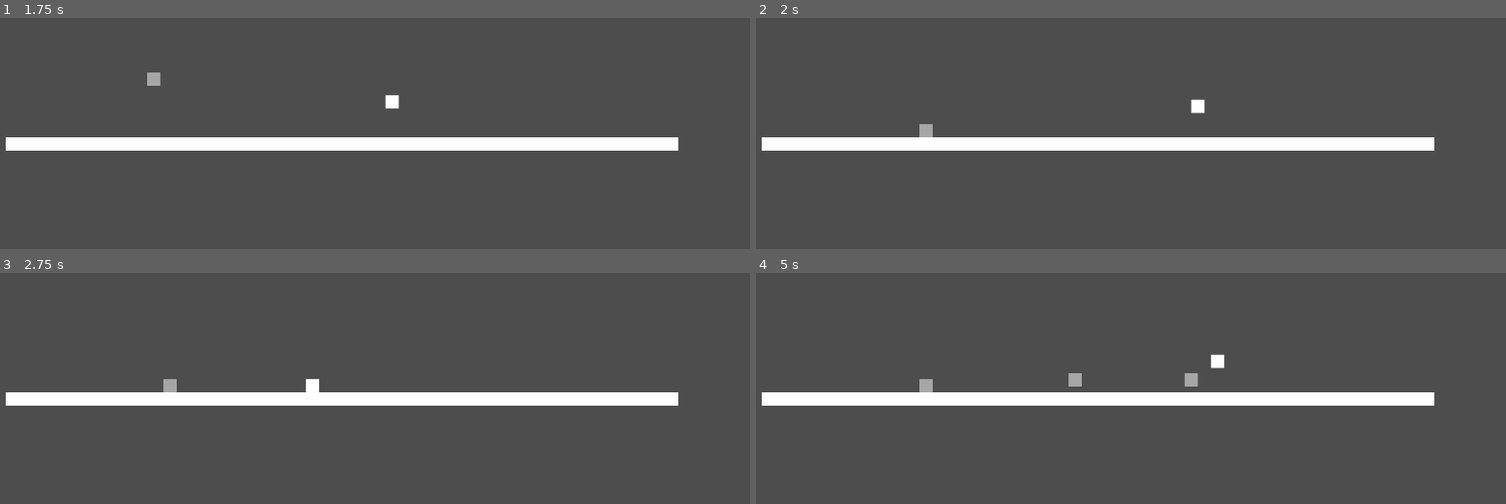
Above: before the commit, frames 1-4 (two rows, left to right).
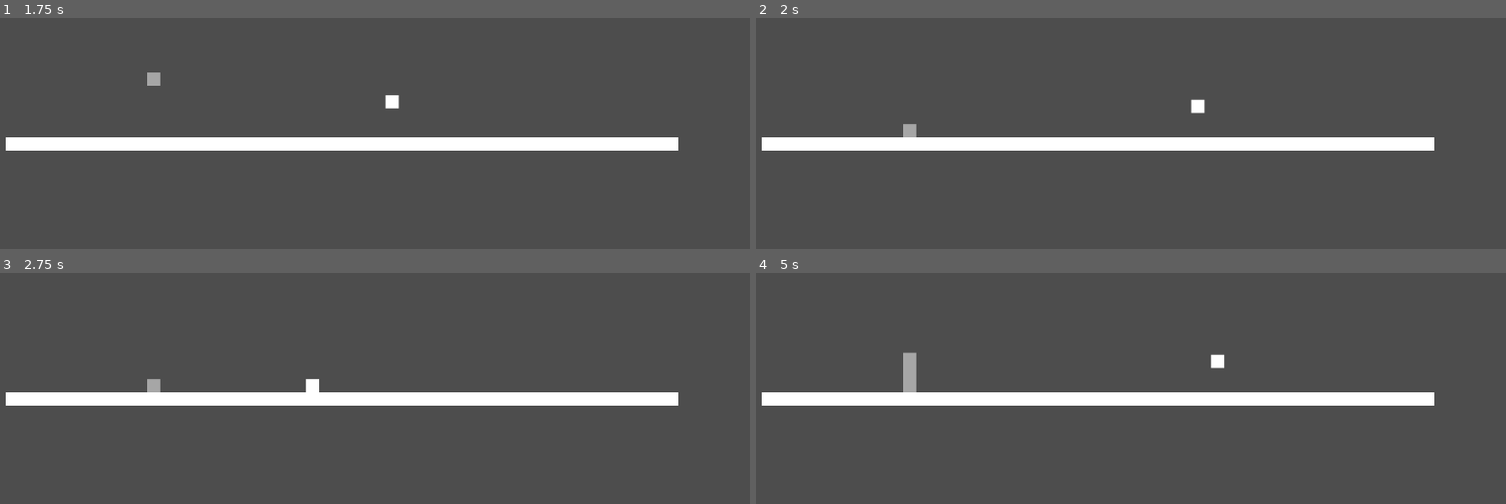
Above: after the commit, the same moments.

Repository: mk5med/godot-starting-fresh
Game: Godot game, scene res://scenes/main_scene.tscn
The game is run twice, just before and just after one commit, with the same random seed, the same clock (stepped at 60 frames per second) and the same inputs.
Inputs:
- Up to frame 1 (1.75 s): tap Enter at 0.5 s; hold Right (ui_right) from 0.53 s (still down); tap \ (start_fresh) at 0.6, 1.35 s; tap Space (jump) at 0.77, 1.52 s
- Up to frame 2 (2 s): keep holding Right (ui_right)
- Up to frame 3 (2.75 s): release Right (ui_right) at 2.03 s; hold Left (ui_left) from 2.03 s (still down); tap \ (start_fresh) at 2.1 s
- Up to frame 4 (5 s): release Left (ui_left) at 2.78 s; hold Right (ui_right) 2.78-4.28 s; tap \ (start_fresh) at 2.85, 3.6, 4.35 s; tap Space (jump) at 3.02, 3.77, 4.52 s; hold Left (ui_left) from 4.28 s (still down)

Frame 1 is identical in both runs. In frame 2, 0.2% of the frame differs, in the area x 19-24%, y 45-52%; in frame 3, 0.2%; in frame 4, 0.6%, in the area x 19-59%, y 34-52%.

Commit message:
Refactor player.gd

Diff:
--- a/components/player/player.gd
+++ b/components/player/player.gd
@@ -57,7 +57,8 @@
 	clone.modulate.a = 0.5
 	clone.mode = MODE.REPLAY
 
-	print("Replaying ", clone, " with ", actionEventLog.events)
+	# Reset the original array
+	actionEventLog.reset()
 
 
 func replayMode(delta: float):
@@ -73,17 +74,7 @@
 		self.queue_free()
 		return
 
-
-func _physics_process(delta):
-	if mode == MODE.REPLAY:
-		replayMode(delta)
-		if replayActionEventLog == null:
-			# Reset the time
-			timeSinceStart = 0
-
-			# Skip processing
-			return
-
+func move(delta: float):
 	# Increment the time so that event records can be replayed
 	timeSinceStart += delta
 
@@ -98,3 +89,15 @@
 	self.velocity.x = walk_velocity * speed
 	move_and_slide()
 	pass
+
+func _physics_process(delta):
+	if mode == MODE.REPLAY:
+		replayMode(delta)
+		if replayActionEventLog == null:
+			# Reset the time
+			timeSinceStart = 0
+
+			# Skip processing
+			return
+
+	move(delta)
